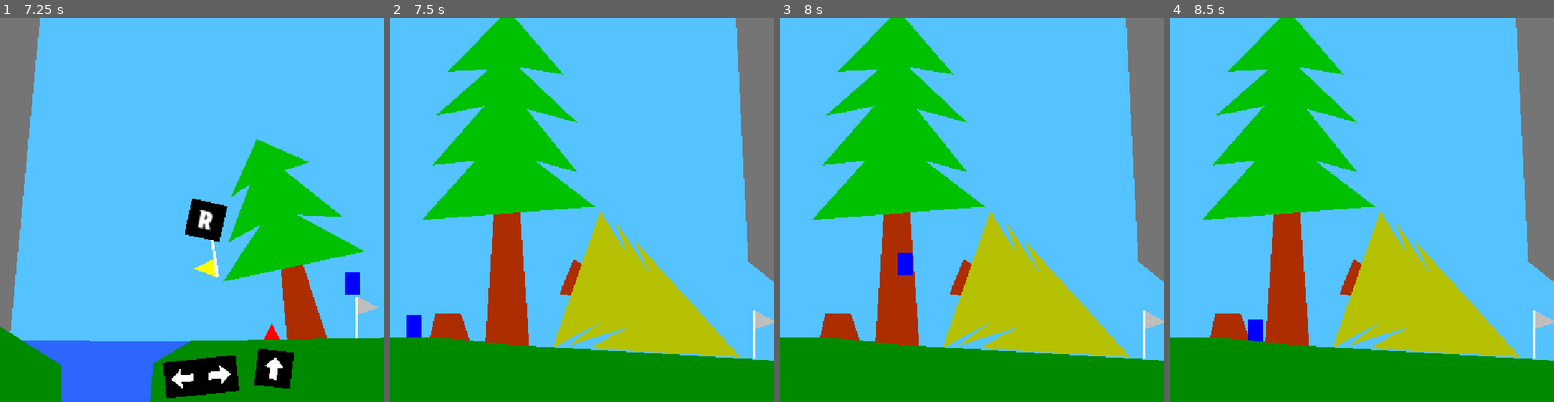
Above: before the commit, frames 1-4 (left to right).
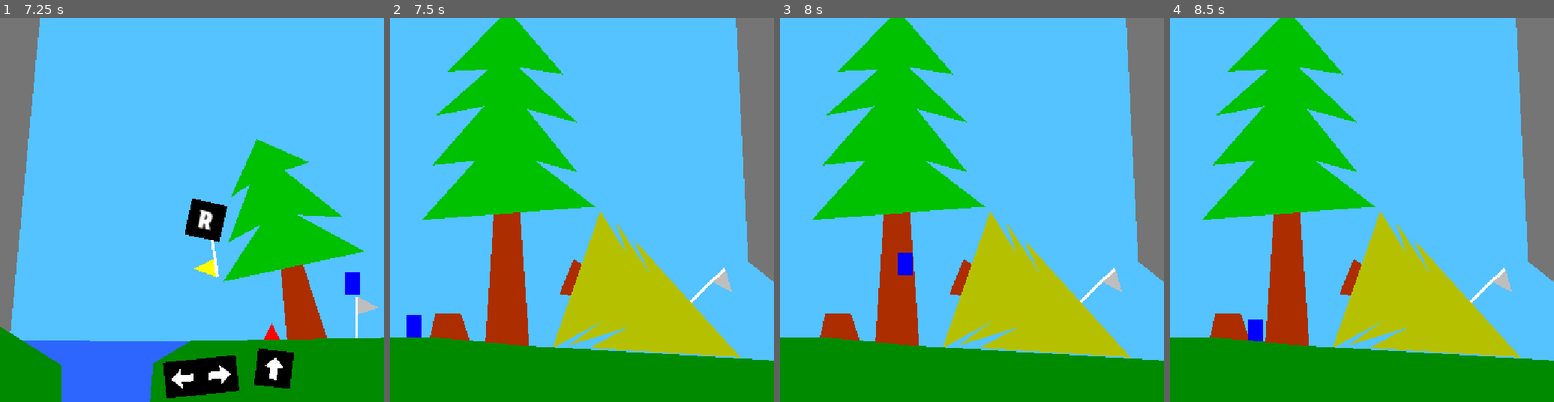
Above: after the commit, the same moments.

Repository: xorblo-doitus/OOB
Game: Godot game, scene res://src/gameplay/world/world.tscn
Two runs of this game, one before a commit and one after it. Both use one fixed random seed, a clock stepped at 60 frames per second and the inputs below.
Inputs:
- Up to frame 1 (7.25 s): hold D (right) 0.53-2.03 s; tap Space (jump) at 0.77, 1.52, 3.02, 3.77, 4.52, 6.02, 6.77 s; hold Left (left) 2.03-4.28 s; hold D (right) from 4.28 s (still down)
- Up to frame 2 (7.5 s): keep holding D (right)
- Up to frame 3 (8 s): keep holding D (right); tap Space (jump) at 7.52 s
- Up to frame 4 (8.5 s): release D (right) at 8.03 s; hold Left (left) from 8.03 s (still down)

Frame 1 is identical in both runs. In frame 2, 0.4% of the frame differs, in the area x 78-100%, y 65-89%; in frame 3, 0.4%; in frame 4, 0.4%.

Commit message:
Improved 3rd screen for players that can't remember the keybind to go trough a platform

Diff:
--- a/src/gameplay/world/world.tscn
+++ b/src/gameplay/world/world.tscn
@@ -102,6 +102,9 @@
 "float": SubResource("Animation_atomd")
 }
 
+[sub_resource type="SegmentShape2D" id="SegmentShape2D_udlwm"]
+b = Vector2(0, 50)
+
 [node name="World" type="Node2D"]
 script = ExtResource("1_nomqr")
 
@@ -136,12 +139,12 @@
 [node name="Grass2" parent="." instance=ExtResource("6_t1arw")]
 position = Vector2(204, 487)
 color = Color(0, 0.545098, 0, 1)
-polygon = PackedVector2Array(364, -62, 481, -51, 833, -30, 1160, -30, 1125, 79, 839, 106, -8, 64, 0, -27, 50, -57)
+polygon = PackedVector2Array(364, -62, 481, -51, 833, -30, 950.808, -30, 961, 21, 1148, 15, 1148, -36, 1160, -30, 1167, 31, 1125, 79, 839, 106, -8, 64, 0, -27, 50, -57)
 
 [node name="Rock1" parent="." instance=ExtResource("6_t1arw")]
 position = Vector2(1021, 106)
 color = Color(0.458824, 0.458824, 0.458824, 1)
-polygon = PackedVector2Array(53, -38, 18, 258, -32, 218, -52, -183, -12, -259)
+polygon = PackedVector2Array(99, -61, 18, 258, -32, 218, -52, -183, -12, -259)
 
 [node name="Rock2" parent="." instance=ExtResource("6_t1arw")]
 position = Vector2(-33, 195)
@@ -256,11 +259,11 @@
 polygon = PackedVector2Array(-5, -16, 5, -16, 5, -1.52588e-05, 13, -1.52588e-05, 0, 14, -13, -1.52588e-05, -5, -1.52588e-05)
 
 [node name="Down" parent="." instance=ExtResource("11_0ljec")]
-offset_left = 978.0
-offset_top = -63.0
-offset_right = 1026.0
-offset_bottom = -15.0
-rotation = -0.141523
+offset_left = 1051.0
+offset_top = 22.0
+offset_right = 1099.0
+offset_bottom = 70.0
+rotation = 0.0798088
 text = ""
 
 [node name="Polygon2D" type="Polygon2D" parent="Down"]
@@ -373,7 +376,12 @@
 rotation = -3.27787
 
 [node name="RespawnPoint2" parent="." instance=ExtResource("8_str6s")]
-position = Vector2(997, 422)
+position = Vector2(935, 356)
+rotation = 0.802544
+
+[node name="RespawnPoint8" parent="." instance=ExtResource("8_str6s")]
+position = Vector2(1246, 504)
+rotation = -1.61046
 
 [node name="RespawnPoint3" parent="." instance=ExtResource("8_str6s")]
 material = ExtResource("5_gag1f")
@@ -453,6 +461,13 @@
 offset_right = 72.0
 offset_bottom = 5.9996
 color = Color(0.858824, 0.294118, 0, 1)
+
+[node name="PreventClipping" type="StaticBody2D" parent="WoodenPlat"]
+position = Vector2(1352, 401)
+
+[node name="CollisionShape2D" type="CollisionShape2D" parent="WoodenPlat/PreventClipping"]
+position = Vector2(0, 50)
+shape = SubResource("SegmentShape2D_udlwm")
 
 [node name="OOBground2" parent="." instance=ExtResource("6_t1arw")]
 material = ExtResource("5_gag1f")
@@ -687,3 +702,7 @@
 stream = ExtResource("12_mc1rc")
 autoplay = true
 bus = &"Music"
+
+[node name="OneWayPlateform" parent="." instance=ExtResource("6_2wxex")]
+position = Vector2(1253, 469)
+width = 200.0
Not shown: 1 places in src/gameplay/world/world.tscn that only renumber resources
